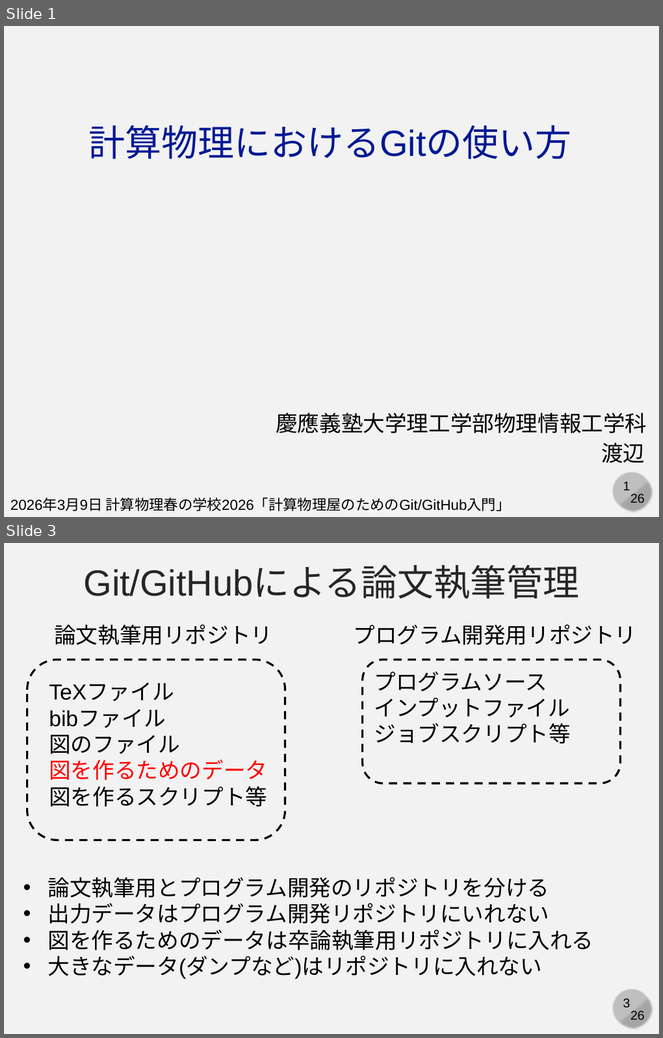
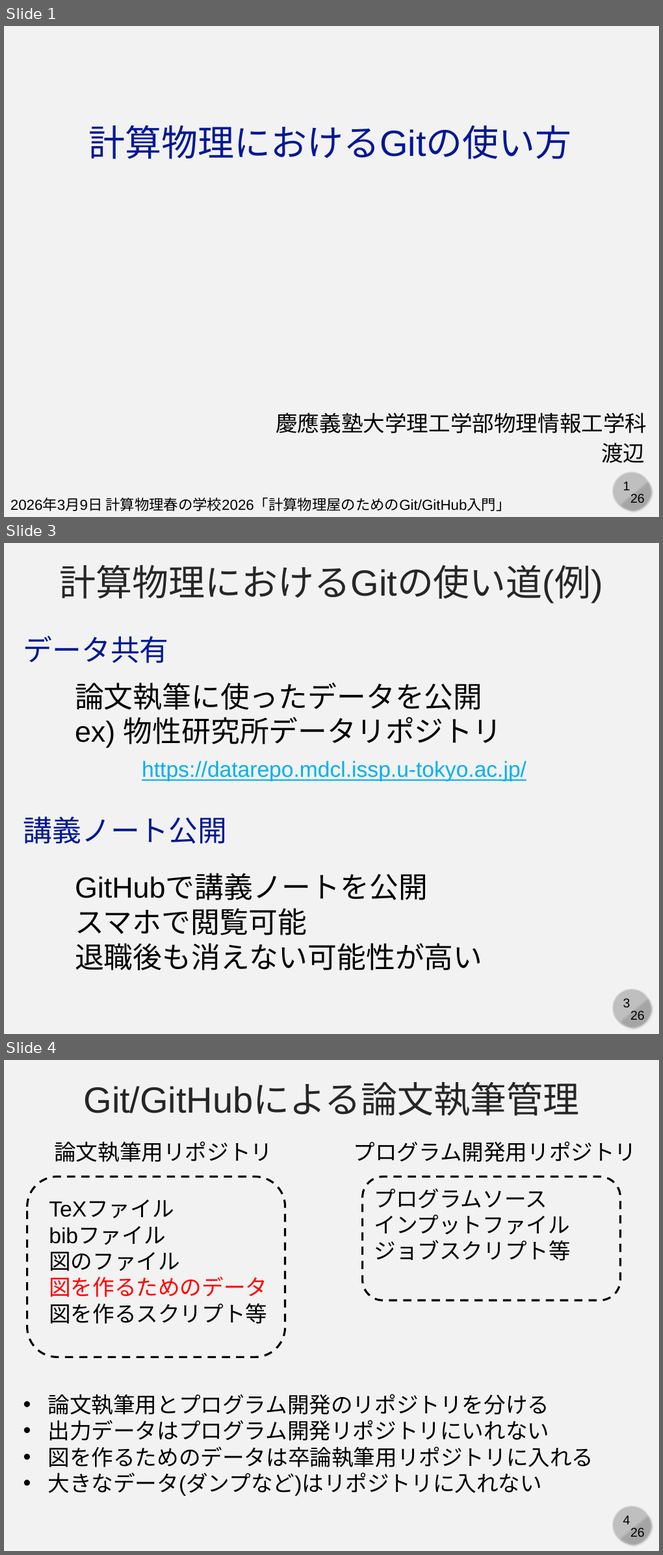
Before and after one commit to cpss2026-git/cpss2026-git.github.io, a slide deck: 01-lecture-git-basic/slides/01-c-compphys.pptx. Shown one above the other, each under a label of ours: slides 1 and 3 before the commit, slides 1, 3 and 4 after it; the slides between them are not shown. The pictures are 663x1038 and 663x1555 pixels, drawn with LibreOffice and Linux fonts; fonts in the diff are those of the drawing. Boxes give left, top, right and bottom in pixels: in the first picture for what was removed or moved away, otherwise in the second. Text is boxed around its words. In the diff, an @@ line names an element or a change of style, - is before the commit and + after.

```diff
--- a/01-lecture-git-basic/slides/01-c-compphys.pptx
+++ b/01-lecture-git-basic/slides/01-c-compphys.pptx
@@ slide 3 added at box(4, 543, 659, 1034), background #F2F2F2; not listed: 4 template elements that a slide beside it also shows @@
@@ text added at box(60, 565, 603, 603), 40 pt, text #262626 @@
+計算物理におけるGitの使い道(例)
@@ text added at box(24, 636, 169, 663), 32 pt, text #011893 @@
+データ共有
@@ text added at box(75, 683, 503, 748), 32 pt, text #000000 @@
+論文執筆に使ったデータを公開
+ex) 物性研究所データリポジトリ
@@ text added at box(142, 761, 527, 782), 24 pt, text #00B0F0, underline @@
+https://datarepo.mdcl.issp.u-tokyo.ac.jp/
@@ text added at box(24, 817, 228, 844), 32 pt, text #011893 @@
+講義ノート公開
@@ text added at box(75, 875, 482, 971), 32 pt, text #000000 @@
+GitHubで講義ノートを公開
+スマホで閲覧可能
+退職後も消えない可能性が高い
@@ what was slide 3 is now slide 4 @@
@@ page number at box(623, 1516, 631, 1525): text changed @@
-3
+4
```
Also in this commit, not shown: 1 slide changed.
